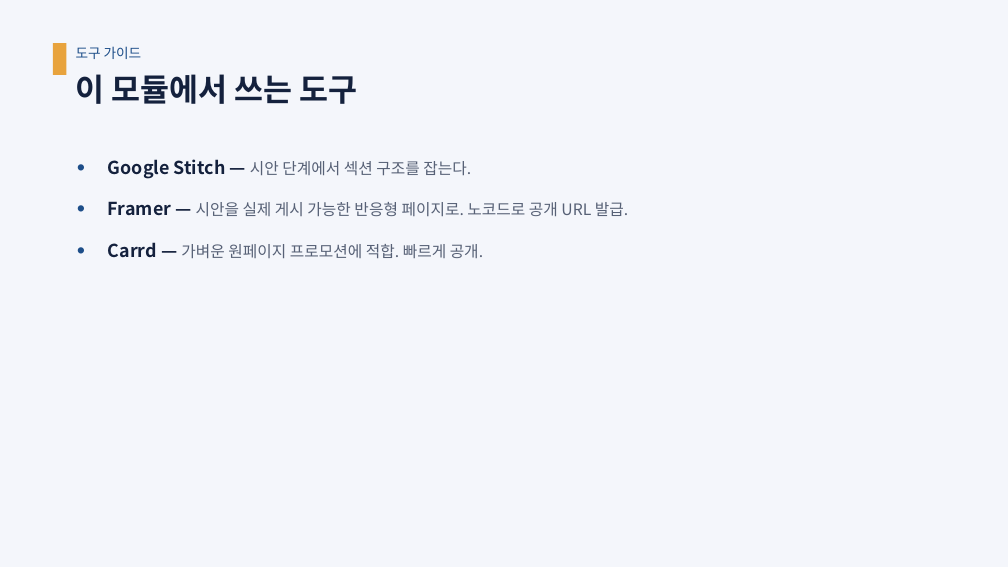
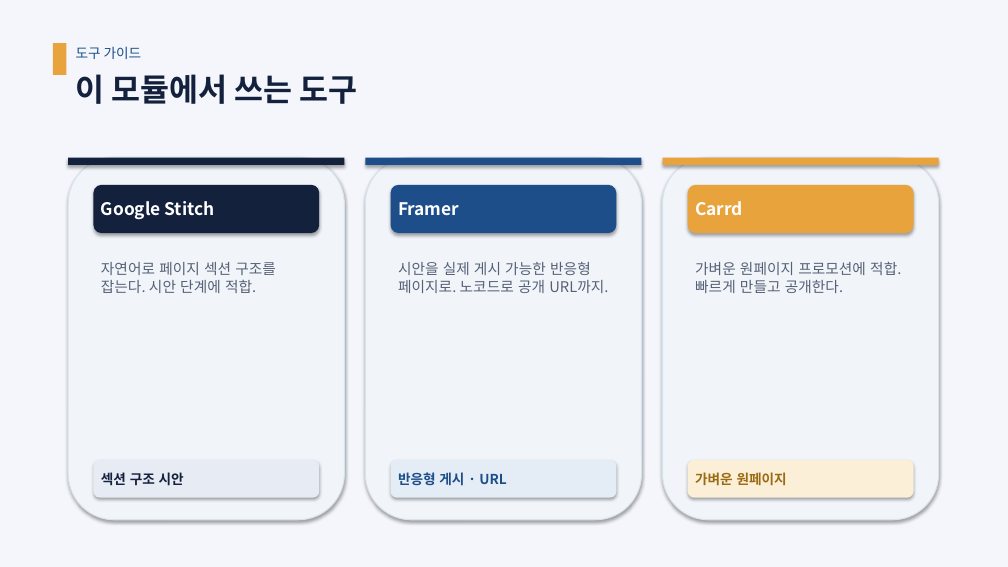
Before and after one commit to aebonlee/content, a slide deck: slide 119 of docs/slides/pptx/AI홍보실무_통합강의.pptx. Drawn at 1008x567 pixels with LibreOffice and Linux fonts; fonts in the diff are those of the drawing. Boxes give left, top, right and bottom in pixels: in the first picture for what was removed or moved away, otherwise in the second. Text is boxed around its words. In the diff, an @@ line names an element or a change of style, - is before the commit and + after.

```diff
--- a/docs/slides/pptx/AI홍보실무_통합강의.pptx
+++ b/docs/slides/pptx/AI홍보실무_통합강의.pptx
@@ rounded rectangle added at (68,157,344,520), fill #F1F5FA, outline #D9E2EF 1 pt @@
@@ rectangle added at (68,157,344,165), fill #14213D @@
@@ rounded rectangle added at (365,157,641,520), fill #F1F5FA, outline #D9E2EF 1 pt @@
@@ rectangle added at (365,157,641,165), fill #1D4E89 @@
@@ rounded rectangle added at (662,157,938,520), fill #F1F5FA, outline #D9E2EF 1 pt @@
@@ rectangle added at (662,157,938,165), fill #E8A33D @@
@@ rounded rectangle added at (94,185,320,233), fill #14213D @@
@@ text added at (101,201,215,219), 16.5 pt, text #FFFFFF, bold @@
+Google Stitch
@@ rounded rectangle added at (391,185,617,233), fill #1D4E89 @@
@@ text added at (398,202,459,216), 16.5 pt, text #FFFFFF, bold @@
+Framer
@@ rounded rectangle added at (688,185,914,233), fill #E8A33D @@
@@ text added at (695,201,742,215), 16.5 pt, text #FFFFFF, bold @@
+Carrd
@@ text added at (101,262,276,293), 14 pt, text #576176 @@
+자연어로 페이지 섹션 구조를 잡는다. 시안 단계에 적합.
@@ text at (398,262,608,293): text changed; size 15 to 14 pt @@
-• Google Stitch — 시안 단계에서 섹션 구조를 잡는다.
-• Framer — 시안을 실제 게시 가능한 반응형 페이지로. 노코드로 공개 URL 발급.
-• Carrd — 가벼운 원페이지 프로모션에 적합. 빠르게 공개.
+시안을 실제 게시 가능한 반응형 페이지로. 노코드로 공개 URL까지.
@@ text added at (695,261,901,293), 14 pt, text #576176 @@
+가벼운 원페이지 프로모션에 적합. 빠르게 만들고 공개한다.
@@ rounded rectangle added at (94,460,320,498), fill #E7ECF4 @@
@@ text added at (101,472,184,486), 13 pt, text #14213D, bold @@
+섹션 구조 시안
@@ rounded rectangle added at (391,460,617,498), fill #E4ECF6 @@
@@ text added at (398,472,506,486), 13 pt, text #1D4E89, bold @@
+반응형 게시 · URL
@@ rounded rectangle added at (688,460,914,498), fill #FBEFD8 @@
@@ text added at (695,472,787,486), 13 pt, text #9A6B12, bold @@
+가벼운 원페이지
```
Also in this commit, not shown: 54 other slides changed, 3 other files.
